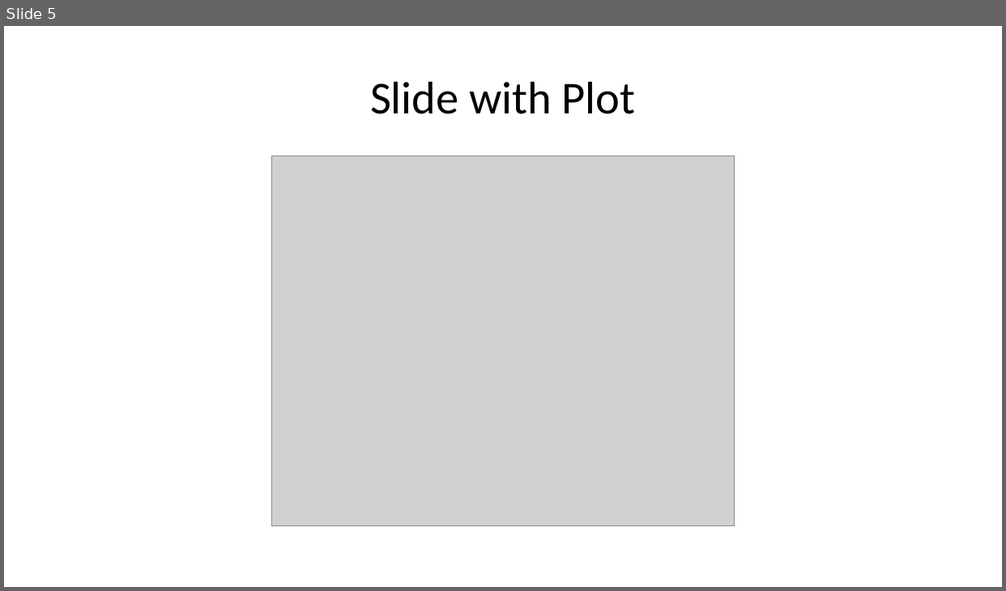
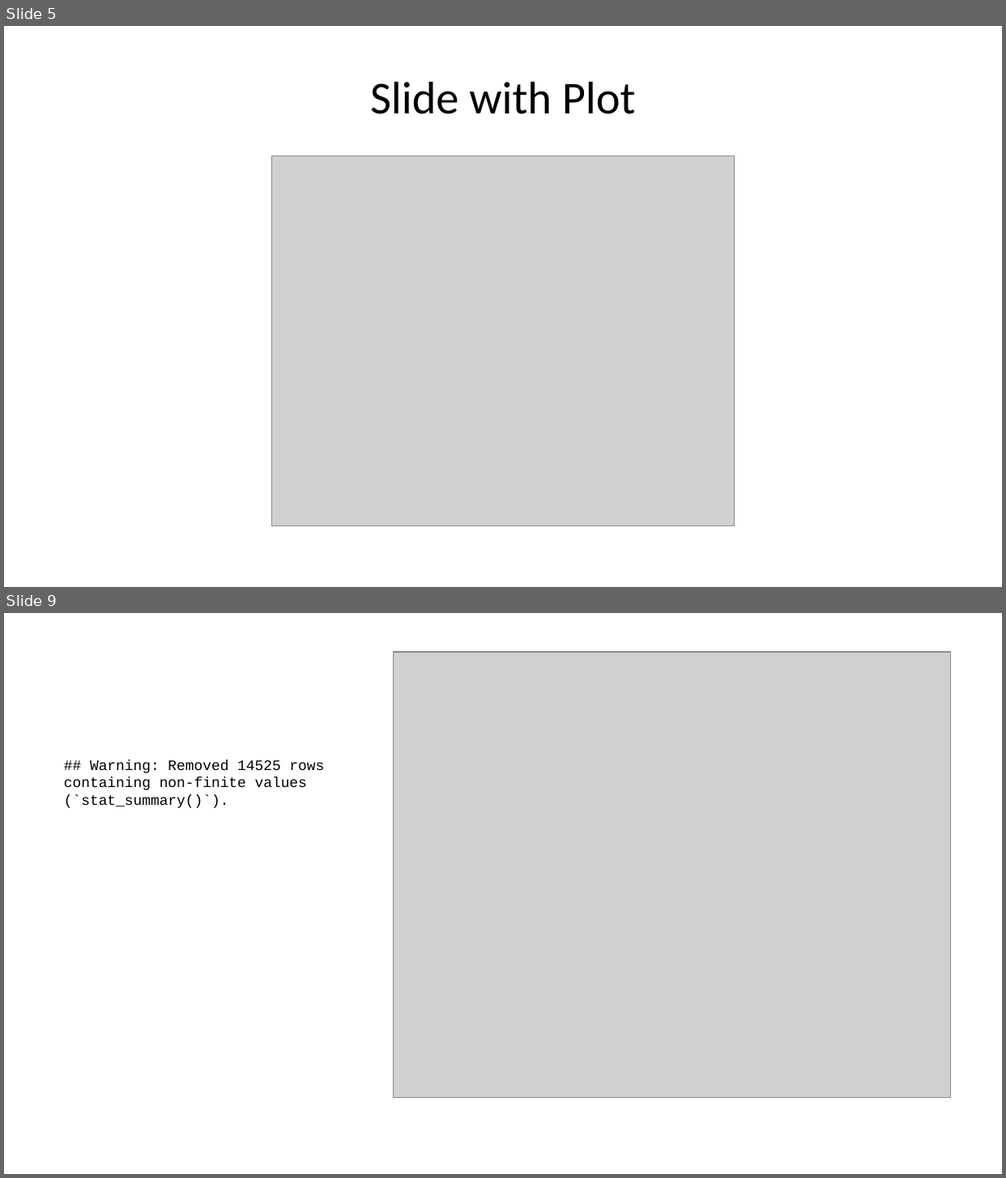
Before and after one commit to KevinDLopez/CECS450-Project1, a slide deck: Project_code.pptx. Shown one above the other, each under a label of ours: slide 5 before the commit, slides 5 and 9 after it; the slides between them are not shown. The pictures are 1006x591 and 1006x1178 pixels, drawn with LibreOffice and Linux fonts; fonts in the diff are those of the drawing; grey boxes stand for pictures. Boxes give left, top, right and bottom in pixels: in the first picture for what was removed or moved away, otherwise in the second. Text is boxed around its words. In the diff, an @@ line names an element or a change of style, - is before the commit and + after.

```diff
--- a/Project_code.pptx
+++ b/Project_code.pptx
@@ slide 9 added at [4, 613, 1002, 1174], background #FFFFFF @@
@@ picture added at [393, 652, 950, 1098] @@
@@ text added at [64, 760, 324, 808], 10.5 pt, text #000000 @@
+## Warning: Removed 14525 rows containing non-finite values (`stat_summary()`).
```
Also in this commit, not shown: 1 slide changed, 5 other slides added, 1 slide removed, 4 other files.
